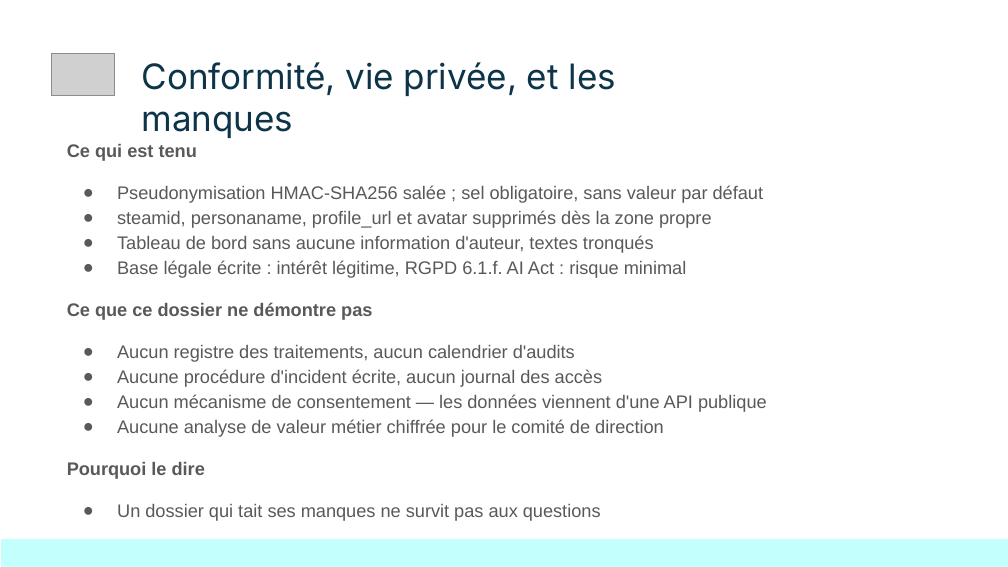
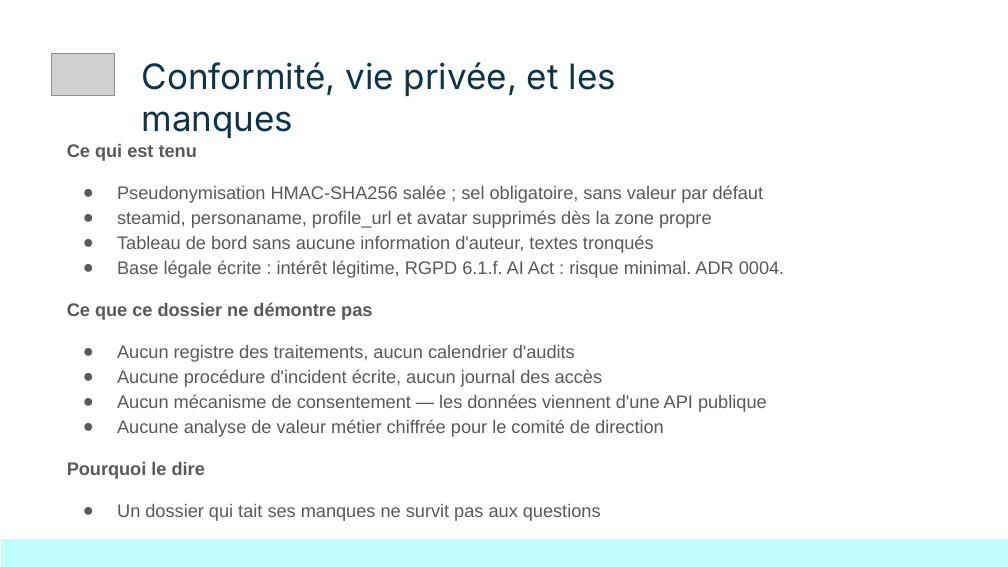
Before and after one commit to KinSushi/reviewpulse-pipeline, a slide deck: slide 8 of docs/presentation/ReviewPulse_AIA1.pptx. Drawn at 1008x567 pixels with LibreOffice and Linux fonts; fonts in the diff are those of the drawing; grey boxes stand for pictures. Boxes give left, top, right and bottom in pixels: in the first picture for what was removed or moved away, otherwise in the second. Text is boxed around its words. In the diff, an @@ line names an element or a change of style, - is before the commit and + after.

```diff
--- a/docs/presentation/ReviewPulse_AIA1.pptx
+++ b/docs/presentation/ReviewPulse_AIA1.pptx
@@ text at (117, 260, 784, 278): text changed @@
-● Base légale écrite : intérêt légitime, RGPD 6.1.f. AI Act : risque minimal
+● Base légale écrite : intérêt légitime, RGPD 6.1.f. AI Act : risque minimal. ADR 0004.
```
Also in this commit, not shown: 1 other slide changed, 27 other files.
